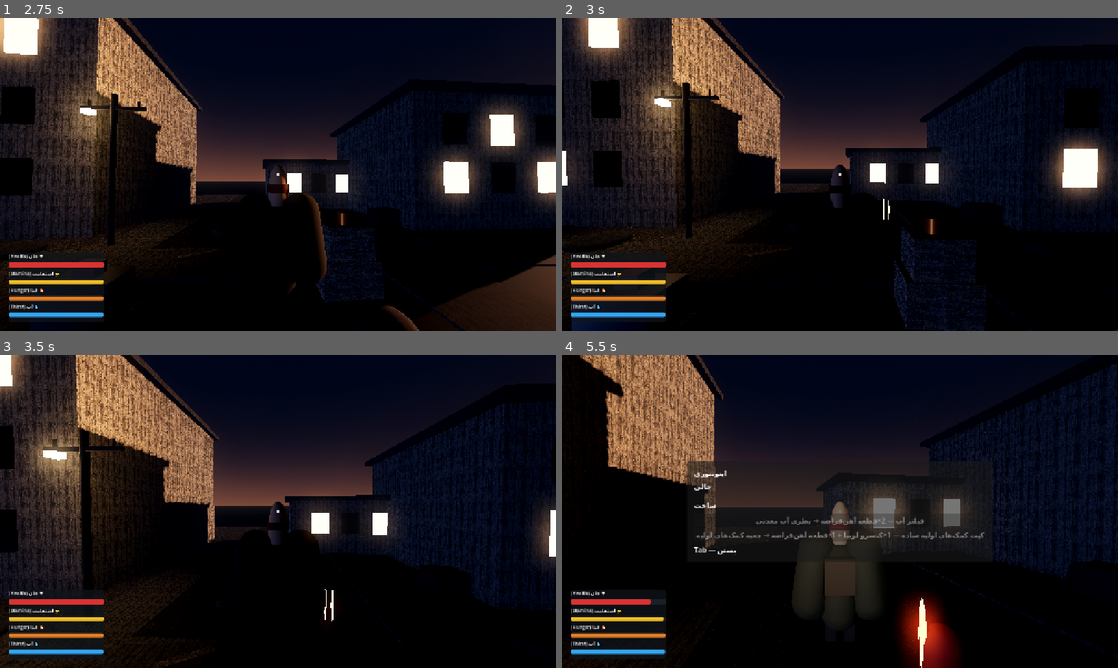
Above: before the commit, frames 1-4 (two rows, left to right).
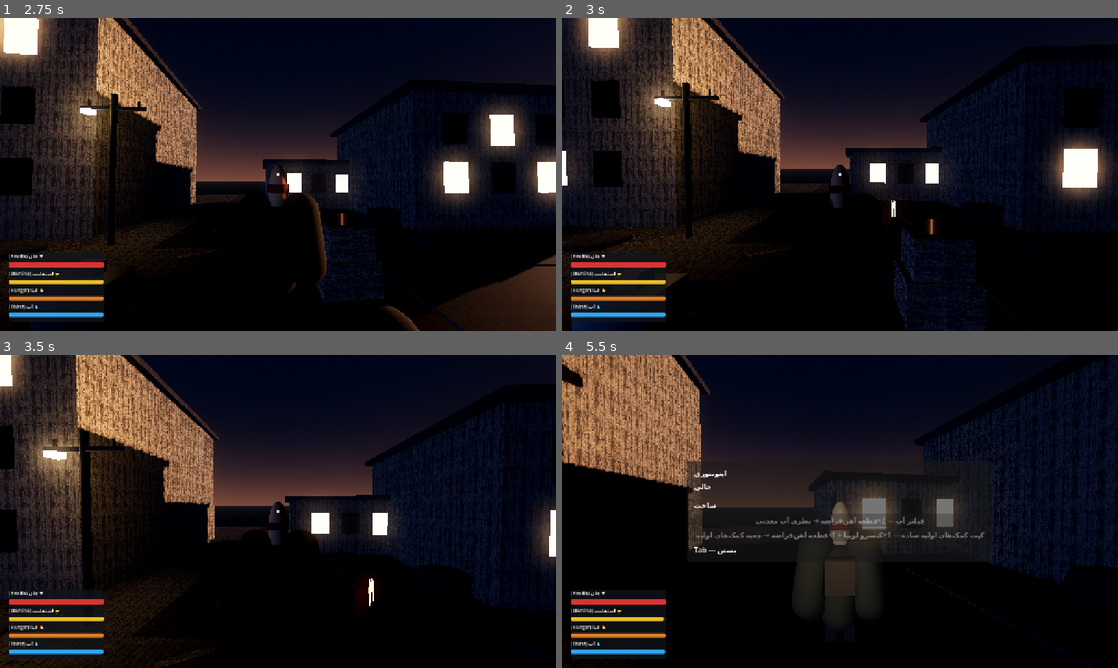
Above: after the commit, the same moments.

Repository: majidplay65-code/aftergrid-survival
Game: Godot game, scene res://levels/test_level.tscn
Two runs of this game, one before a commit and one after it. Both use one fixed random seed, a clock stepped at 60 frames per second and the inputs below.
Inputs (mouse positions are in pixels of both pictures, inside the frame that each line leads up to):
- Up to frame 1 (2.75 s): tap Enter at 0.5 s; move the mouse to (305, 174) at 0.52 s; hold Shift (run) 0.53-1.28 s; hold W (move_forward) from 0.53 s (still down); tap Space (jump) at 0.77, 1.52 s; move the mouse to (250, 174) at 1.27 s; tap F (flashlight) at 1.35 s; tap Shift (run) at 1.55, 2.3 s; move the mouse to (289, 168) at 2.02 s; hold E (interact) from 2.03 s (still down)
- Up to frame 2 (3 s): keep holding W (move_forward); move the mouse to (834, 180) at 2.77 s; release E (interact) at 2.78 s; tap Shift (run) at 2.85 s
- Up to frame 3 (3.5 s): keep holding W (move_forward); tap Space (jump) at 3.02 s
- Up to frame 4 (5.5 s): move the mouse to (878, 514) at 3.52 s; hold Shift (run) 3.53-4.28 s; tap Space (jump) at 3.77, 4.52 s; tap Tab (inventory) at 4.15 s; move the mouse to (673, 464) at 4.27 s; release W (move_forward) at 4.28 s; hold A (move_left) 4.28-5.03 s; tap F (flashlight) at 4.35 s; tap Shift (run) at 4.55, 5.3 s; move the mouse to (867, 511) at 5.02 s; hold S (move_back) from 5.03 s (still down); hold E (interact) from 5.03 s (still down); click (867, 511) at 5.17 s

Frame 1 is identical in both runs. In frame 2, less than 0.1% of the frame differs, in the area x 57-60%, y 57-65%; in frame 3, 0.2%; in frame 4, 13%, in the area x 0-100%, y 0-100%.
Error after the commit: Parse Error: Identifier "SPEED" not declared in the current scope. (res://entities/enemy/states/chase_state.gd:18)

Commit message:
فاز ۷: Threat Variety — سه واریانت دشمن data-driven.
سرعت گشت/تعقیب از const به @export تبدیل شد تا Stalker (سریع/ضعیف/تیزبین)
و Brute (کند/کوبنده) بدون فورک منطق، فقط با داده‌ی صحنه متمایز شوند.

Co-authored-by: arena-agent <297053741+arena-agent@users.noreply.github.com>

Diff:
--- /dev/null
+++ b/entities/enemy/enemy_brute.tscn
@@ -0,0 +1,99 @@
+[gd_scene load_steps=14 format=3]
+
+[ext_resource type="Script" path="res://entities/enemy/enemy.gd" id="1_enemy"]
+[ext_resource type="Script" path="res://core/state_machine/state_machine.gd" id="2_statemachine"]
+[ext_resource type="Script" path="res://core/damage/damage_component.gd" id="3_damage"]
+[ext_resource type="Script" path="res://entities/enemy/states/patrol_state.gd" id="4_patrol"]
+[ext_resource type="Script" path="res://entities/enemy/states/chase_state.gd" id="5_chase"]
+[ext_resource type="Script" path="res://entities/enemy/states/attack_state.gd" id="6_attack"]
+
+[sub_resource type="CapsuleShape3D" id="shape_body"]
+radius = 0.5
+height = 1.8
+
+[sub_resource type="SphereShape3D" id="shape_sight"]
+radius = 5.5
+
+[sub_resource type="SphereShape3D" id="shape_attack"]
+radius = 1.8
+
+[sub_resource type="CapsuleMesh" id="mesh_body"]
+radius = 0.42
+height = 1.45
+
+[sub_resource type="StandardMaterial3D" id="mat_body"]
+albedo_color = Color(0.22, 0.07, 0.07, 1)
+roughness = 0.98
+
+[sub_resource type="SphereMesh" id="mesh_eye"]
+radius = 0.055
+
+[sub_resource type="StandardMaterial3D" id="mat_eye"]
+albedo_color = Color(0.85, 0.12, 0.08, 1)
+emission_enabled = true
+emission = Color(0.9, 0.15, 0.05, 1)
+emission_energy_multiplier = 2.4
+
+[node name="Enemy" type="CharacterBody3D"]
+script = ExtResource("1_enemy")
+patrol_points = Array[Vector3]([Vector3(-32, 0, 8), Vector3(-32, 0, 32), Vector3(-8, 0, 32), Vector3(-8, 0, 26)])
+
+[node name="CollisionShape3D" type="CollisionShape3D" parent="."]
+shape = SubResource("shape_body")
+
+[node name="NavigationAgent3D" type="NavigationAgent3D" parent="."]
+radius = 0.65
+height = 1.8
+max_speed = 2.5
+
+[node name="SightArea" type="Area3D" parent="."]
+monitorable = false
+
+[node name="CollisionShape3D" type="CollisionShape3D" parent="SightArea"]
+shape = SubResource("shape_sight")
+
+[node name="AttackArea" type="Area3D" parent="."]
+monitorable = false
+
+[node name="CollisionShape3D" type="CollisionShape3D" parent="AttackArea"]
+shape = SubResource("shape_attack")
+
+[node name="Damage" type="Node" parent="."]
+script = ExtResource("3_damage")
+damage_amount = 18.0
+cooldown = 1.8
+
+[node name="Model" type="Node3D" parent="."]
+
+[node name="BodyMesh" type="MeshInstance3D" parent="Model"]
+transform = Transform3D(1, 0, 0, 0, 1, 0, 0, 0, 1, 0, 0.08, 0)
+mesh = SubResource("mesh_body")
+surface_material_override/0 = SubResource("mat_body")
+
+[node name="EyeL" type="MeshInstance3D" parent="Model"]
+transform = Transform3D(1, 0, 0, 0, 1, 0, 0, 0, 1, -0.14, 0.55, -0.32)
+mesh = SubResource("mesh_eye")
+surface_material_override/0 = SubResource("mat_eye")
+
+[node name="EyeR" type="MeshInstance3D" parent="Model"]
+transform = Transform3D(1, 0, 0, 0, 1, 0, 0, 0, 1, 0.14, 0.55, -0.32)
+mesh = SubResource("mesh_eye")
+surface_material_override/0 = SubResource("mat_eye")
+
+[node name="StateMachine" type="Node" parent="." node_paths=PackedStringArray("initial_state")]
+script = ExtResource("2_statemachine")
+initial_state = NodePath("PatrolState")
+
+[node name="PatrolState" type="Node" parent="StateMachine" node_paths=PackedStringArray("enemy")]
+script = ExtResource("4_patrol")
+enemy = NodePath("../..")
+speed = 1.2
+
+[node name="ChaseState" type="Node" parent="StateMachine" node_paths=PackedStringArray("enemy")]
+script = ExtResource("5_chase")
+enemy = NodePath("../..")
+speed = 2.3
+
+[node name="AttackState" type="Node" parent="StateMachine" node_paths=PackedStringArray("enemy")]
+script = ExtResource("6_attack")
+enemy = NodePath("../..")
--- /dev/null
+++ b/entities/enemy/enemy_stalker.tscn
@@ -0,0 +1,99 @@
+[gd_scene load_steps=14 format=3]
+
+[ext_resource type="Script" path="res://entities/enemy/enemy.gd" id="1_enemy"]
+[ext_resource type="Script" path="res://core/state_machine/state_machine.gd" id="2_statemachine"]
+[ext_resource type="Script" path="res://core/damage/damage_component.gd" id="3_damage"]
+[ext_resource type="Script" path="res://entities/enemy/states/patrol_state.gd" id="4_patrol"]
+[ext_resource type="Script" path="res://entities/enemy/states/chase_state.gd" id="5_chase"]
+[ext_resource type="Script" path="res://entities/enemy/states/attack_state.gd" id="6_attack"]
+
+[sub_resource type="CapsuleShape3D" id="shape_body"]
+radius = 0.28
+height = 1.3
+
+[sub_resource type="SphereShape3D" id="shape_sight"]
+radius = 11.0
+
+[sub_resource type="SphereShape3D" id="shape_attack"]
+radius = 1.2
+
+[sub_resource type="CapsuleMesh" id="mesh_body"]
+radius = 0.22
+height = 1.05
+
+[sub_resource type="StandardMaterial3D" id="mat_body"]
+albedo_color = Color(0.16, 0.22, 0.1, 1)
+roughness = 0.9
+
+[sub_resource type="SphereMesh" id="mesh_eye"]
+radius = 0.04
+
+[sub_resource type="StandardMaterial3D" id="mat_eye"]
+albedo_color = Color(0.95, 0.85, 0.2, 1)
+emission_enabled = true
+emission = Color(1, 0.8, 0.15, 1)
+emission_energy_multiplier = 3.5
+
+[node name="Enemy" type="CharacterBody3D"]
+script = ExtResource("1_enemy")
+patrol_points = Array[Vector3]([Vector3(30, 0, -32), Vector3(38, 0, -32), Vector3(38, 0, -28), Vector3(30, 0, -28)])
+
+[node name="CollisionShape3D" type="CollisionShape3D" parent="."]
+shape = SubResource("shape_body")
+
+[node name="NavigationAgent3D" type="NavigationAgent3D" parent="."]
+radius = 0.4
+height = 1.3
+max_speed = 5.0
+
+[node name="SightArea" type="Area3D" parent="."]
+monitorable = false
+
+[node name="CollisionShape3D" type="CollisionShape3D" parent="SightArea"]
+shape = SubResource("shape_sight")
+
+[node name="AttackArea" type="Area3D" parent="."]
+monitorable = false
+
+[node name="CollisionShape3D" type="CollisionShape3D" parent="AttackArea"]
+shape = SubResource("shape_attack")
+
+[node name="Damage" type="Node" parent="."]
+script = ExtResource("3_damage")
+damage_amount = 5.0
+cooldown = 0.9
+
+[node name="Model" type="Node3D" parent="."]
+
+[node name="BodyMesh" type="MeshInstance3D" parent="Model"]
+transform = Transform3D(1, 0, 0, 0, 1, 0, 0, 0, 1, 0, 0.05, 0)
+mesh = SubResource("mesh_body")
+surface_material_override/0 = SubResource("mat_body")
+
+[node name="EyeL" type="MeshInstance3D" parent="Model"]
+transform = Transform3D(1, 0, 0, 0, 1, 0, 0, 0, 1, -0.08, 0.4, -0.2)
+mesh = SubResource("mesh_eye")
+surface_material_override/0 = SubResource("mat_eye")
+
+[node name="EyeR" type="MeshInstance3D" parent="Model"]
+transform = Transform3D(1, 0, 0, 0, 1, 0, 0, 0, 1, 0.08, 0.4, -0.2)
+mesh = SubResource("mesh_eye")
+surface_material_override/0 = SubResource("mat_eye")
+
+[node name="StateMachine" type="Node" parent="." node_paths=PackedStringArray("initial_state")]
+script = ExtResource("2_statemachine")
+initial_state = NodePath("PatrolState")
+
+[node name="PatrolState" type="Node" parent="StateMachine" node_paths=PackedStringArray("enemy")]
+script = ExtResource("4_patrol")
+enemy = NodePath("../..")
+speed = 3.2
+
+[node name="ChaseState" type="Node" parent="StateMachine" node_paths=PackedStringArray("enemy")]
+script = ExtResource("5_chase")
+enemy = NodePath("../..")
+speed = 4.6
+
+[node name="AttackState" type="Node" parent="StateMachine" node_paths=PackedStringArray("enemy")]
+script = ExtResource("6_attack")
+enemy = NodePath("../..")
--- a/entities/enemy/states/chase_state.gd
+++ b/entities/enemy/states/chase_state.gd
@@ -6,9 +6,9 @@
 class_name ChaseState
 extends State
 
-const SPEED: float = 3.2
-
 @export var enemy: Enemy
+## سرعت تعقیب — واریانت‌ها (Stalker/Brute) این را در صحنه override می‌کنند.
+@export var speed: float = 3.2
 
 
 func physics_update(delta: float) -> void:
--- a/entities/enemy/states/patrol_state.gd
+++ b/entities/enemy/states/patrol_state.gd
@@ -4,10 +4,11 @@
 class_name PatrolState
 extends State
 
-const SPEED: float = 2.0
 const ARRIVE_DISTANCE: float = 0.6
 
 @export var enemy: Enemy
+## سرعت گشت — واریانت‌ها (Stalker/Brute) این را در صحنه override می‌کنند.
+@export var speed: float = 2.0
 
 
 func enter(_msg: Dictionary = {}) -> void:
@@ -33,4 +34,4 @@
 	# رسیدن به «نقطه‌ی مسیر» (نه بازیکن) چک می‌شود
 	if enemy.horizontal_distance_to(point) < ARRIVE_DISTANCE:
 		enemy.current_patrol_index = (enemy.current_patrol_index + 1) % enemy.patrol_points.size()
-	enemy.move_along_agent(delta, SPEED)
+	enemy.move_along_agent(delta, speed)
--- a/levels/test_level.tscn
+++ b/levels/test_level.tscn
@@ -14,6 +14,8 @@
 [ext_resource type="Script" path="res://core/save/save_controller.gd" id="12_savectrl"]
 [ext_resource type="PackedScene" path="res://entities/enemy/enemy.tscn" id="13_enemy"]
 [ext_resource type="PackedScene" path="res://ui/inventory/inventory_ui.tscn" id="14_invui"]
+[ext_resource type="PackedScene" path="res://entities/enemy/enemy_stalker.tscn" id="15_stalker"]
+[ext_resource type="PackedScene" path="res://entities/enemy/enemy_brute.tscn" id="16_brute"]
 
 [sub_resource type="NavigationMesh" id="navpoly"]
 vertices = PackedVector3Array(-40, 0, -40, -26.5, 0, -40, -26.5, 0, -26.5, -40, 0, -26.5, -22.5, 0, -40, -22.5, 0, -26. …(1859 unchanged characters)…
@@ -1233,6 +1235,12 @@
 [node name="Enemy1" parent="." instance=ExtResource("13_enemy")]
 transform = Transform3D(1, 0, 0, 0, 1, 0, 0, 0, 1, -1.5, 0.7, -12)
 
+[node name="Enemy2" parent="." instance=ExtResource("15_stalker")]
+transform = Transform3D(1, 0, 0, 0, 1, 0, 0, 0, 1, 34, 0.7, -32)
+
+[node name="Enemy3" parent="." instance=ExtResource("16_brute")]
+transform = Transform3D(1, 0, 0, 0, 1, 0, 0, 0, 1, -28, 0.7, 30)
+
 [node name="SaveController" type="Node" parent="."]
 script = ExtResource("12_savectrl")
 
--- /dev/null
+++ b/tests/threat_variety_test.gd
@@ -0,0 +1,147 @@
+## تست کارکردی headless فاز ۷ (Threat Variety):
+## سه واریانت دشمن با سرعت/آسیب/شعاع دید متفاوت، data-driven از طریق @export.
+##
+## نحوه‌ی اجرا (از ریشه‌ی پروژه):
+##   godot --headless --path . -s res://tests/threat_variety_test.gd
+##
+## کد خروجی ۰ = همه‌ی تست‌ها پاس، ۱ = شکست.
+extends SceneTree
+
+const LEVEL_PATH: String = "res://levels/test_level.tscn"
+const SHAMBLER_PATH: String = "res://entities/enemy/enemy.tscn"
+const STALKER_PATH: String = "res://entities/enemy/enemy_stalker.tscn"
+const BRUTE_PATH: String = "res://entities/enemy/enemy_brute.tscn"
+
+## تعداد چک‌هایی که باید در یک اجرای کامل اجرا شوند (محافظِ «خطای خاموشِ API»).
+const EXPECTED_CHECK_COUNT: int = 22
+
+var checks_run: int = 0
+var failures: int = 0
+var aborted: bool = false
+var level: Node = null
+
+
+func _initialize() -> void:
+	_ensure_autoloads()
+	var save_manager: Variant = root.get_node_or_null("SaveManager")
+	if save_manager != null and save_manager.has_save_file():
+		save_manager.delete_save_file()
+	_run()
+	_finish()
+
+
+func _run() -> void:
+	_check(ResourceLoader.exists(SHAMBLER_PATH), "صحنه‌ی Shambler موجود است")
+	_check(ResourceLoader.exists(STALKER_PATH), "صحنه‌ی Stalker موجود است")
+	_check(ResourceLoader.exists(BRUTE_PATH), "صحنه‌ی Brute موجود است")
+
+	var shambler: Node = _instantiate(SHAMBLER_PATH)
+	var stalker: Node = _instantiate(STALKER_PATH)
+	var brute: Node = _instantiate(BRUTE_PATH)
+	_check(shambler != null and stalker != null and brute != null, "هر سه واریانت instantiate می‌شوند")
+	if shambler == null or stalker == null or brute == null:
+		aborted = true
+		return
+
+	_check(_approx(_state_speed(shambler, "PatrolState"), 2.0), "Shambler گشت ۲.۰")
+	_check(_approx(_state_speed(shambler, "ChaseState"), 3.2), "Shambler تعقیب ۳.۲")
+	_check(_approx(_damage_amount(shambler), 8.0), "Shambler آسیب ۸")
+	_check(_approx(_sight_radius(shambler), 7.0), "Shambler شعاع دید ۷")
+
+	_check(_approx(_state_speed(stalker, "PatrolState"), 3.2), "Stalker گشت ۳.۲")
+	_check(_approx(_state_speed(stalker, "ChaseState"), 4.6), "Stalker تعقیب ۴.۶")
+	_check(_approx(_damage_amount(stalker), 5.0), "Stalker آسیب ۵")
+	_check(_approx(_sight_radius(stalker), 11.0), "Stalker شعاع دید ۱۱")
+
+	_check(_approx(_state_speed(brute, "PatrolState"), 1.2), "Brute گشت ۱.۲")
+	_check(_approx(_state_speed(brute, "ChaseState"), 2.3), "Brute تعقیب ۲.۳")
+	_check(_approx(_damage_amount(brute), 18.0), "Brute آسیب ۱۸")
+	_check(_approx(_sight_radius(brute), 5.5), "Brute شعاع دید ۵.۵")
+
+	_check(_state_speed(stalker, "ChaseState") > _state_speed(shambler, "ChaseState"),
+			"Stalker از Shambler سریع‌تر تعقیب می‌کند")
+	_check(_damage_amount(brute) > _damage_amount(shambler),
+			"Brute از Shambler آسیب بیشتری می‌زند")
+
+	var packed: PackedScene = load(LEVEL_PATH)
+	level = packed.instantiate()
+	root.add_child(level)
+	_check(level.get_node_or_null("Enemy1") != null, "Enemy1 (Shambler) در سطح هست")
+	_check(level.get_node_or_null("Enemy2") != null, "Enemy2 (Stalker) در سطح هست")
+	_check(level.get_node_or_null("Enemy3") != null, "Enemy3 (Brute) در سطح هست")
+
+	shambler.free()
+	stalker.free()
+	brute.free()
+
+
+func _instantiate(path: String) -> Node:
+	var packed: PackedScene = load(path)
+	if packed == null:
+		return null
+	return packed.instantiate()
+
+
+func _state_speed(enemy: Node, state_name: String) -> float:
+	var state: Node = enemy.get_node_or_null(NodePath("StateMachine/" + state_name))
+	if state == null:
+		return -1.0
+	return float(state.get("speed"))
+
+
+func _damage_amount(enemy: Node) -> float:
+	var damage: Node = enemy.get_node_or_null("Damage")
+	if damage == null:
+		return -1.0
+	return float(damage.get("damage_amount"))
+
+
+func _sight_radius(enemy: Node) -> float:
+	var shape_node: CollisionShape3D = enemy.get_node_or_null("SightArea/CollisionShape3D") as CollisionShape3D
+	if shape_node == null or shape_node.shape == null:
+		return -1.0
+	var sphere: SphereShape3D = shape_node.shape as SphereShape3D
+	if sphere == null:
+		return -1.0
+	return sphere.radius
+
+
+func _approx(value: float, expected: float) -> bool:
+	return absf(value - expected) < 0.01
+
+
+func _ensure_autoloads() -> void:
+	var ordered: Array = [
+		[&"EventBus", "res://autoloads/event_bus.gd"],
+		[&"GameState", "res://autoloads/game_state.gd"],
+		[&"SceneManager", "res://autoloads/scene_manager.gd"],
+		[&"SaveManager", "res://autoloads/save_manager.gd"],
+		[&"InventoryManager", "res://core/inventory/inventory_manager.gd"],
+		[&"CraftingSystem", "res://core/crafting/crafting_system.gd"],
+	]
+	for pair in ordered:
+		var n: StringName = pair[0]
+		if not root.has_node(NodePath(n)):
+			var node: Node = load(pair[1]).new()
+			node.name = n
+			root.add_child(node)
+
+
+func _check(ok: bool, label: String) -> void:
+	checks_run += 1
+	if ok:
+		print("PASS: ", label)
+	else:
+		failures += 1
+		printerr("FAIL: ", label)
+
+
+func _finish() -> void:
+	_check(checks_run + 1 == EXPECTED_CHECK_COUNT,
+			"همه‌ی %d چک اجرا شد (اجراشده: %d)" % [EXPECTED_CHECK_COUNT, checks_run + 1])
+	if failures == 0:
+		print("ALL TESTS PASSED (threat variety)")
+		quit(0)
+	else:
+		printerr("%d TEST(S) FAILED" % failures)
+		quit(1)
Not shown: 1 places in levels/test_level.tscn that only renumber resources
